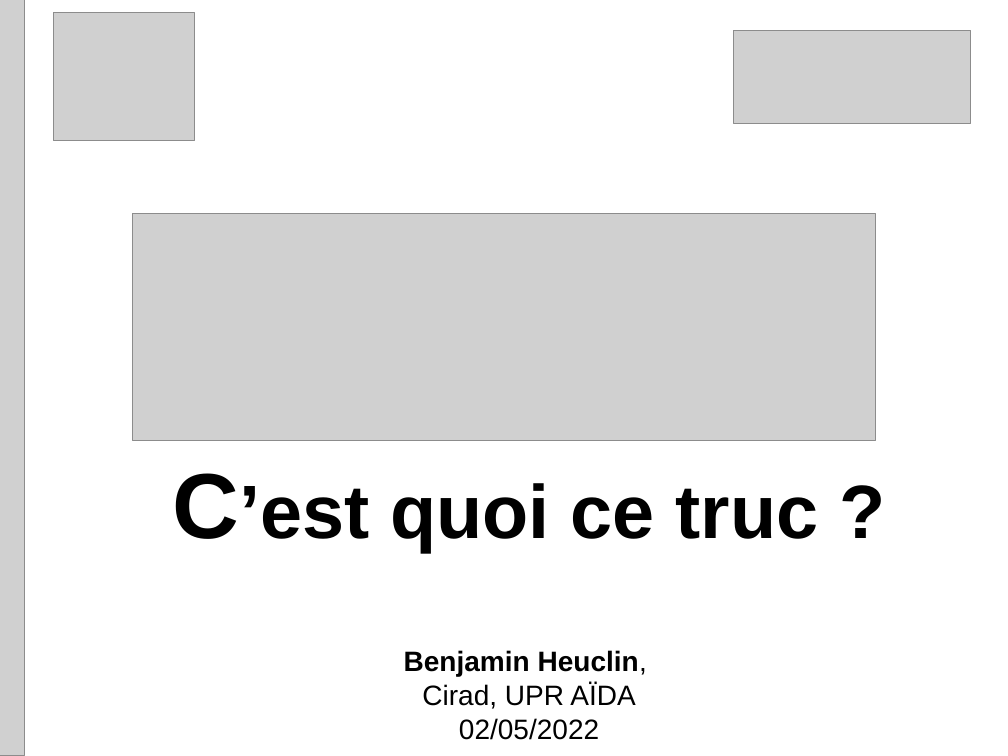
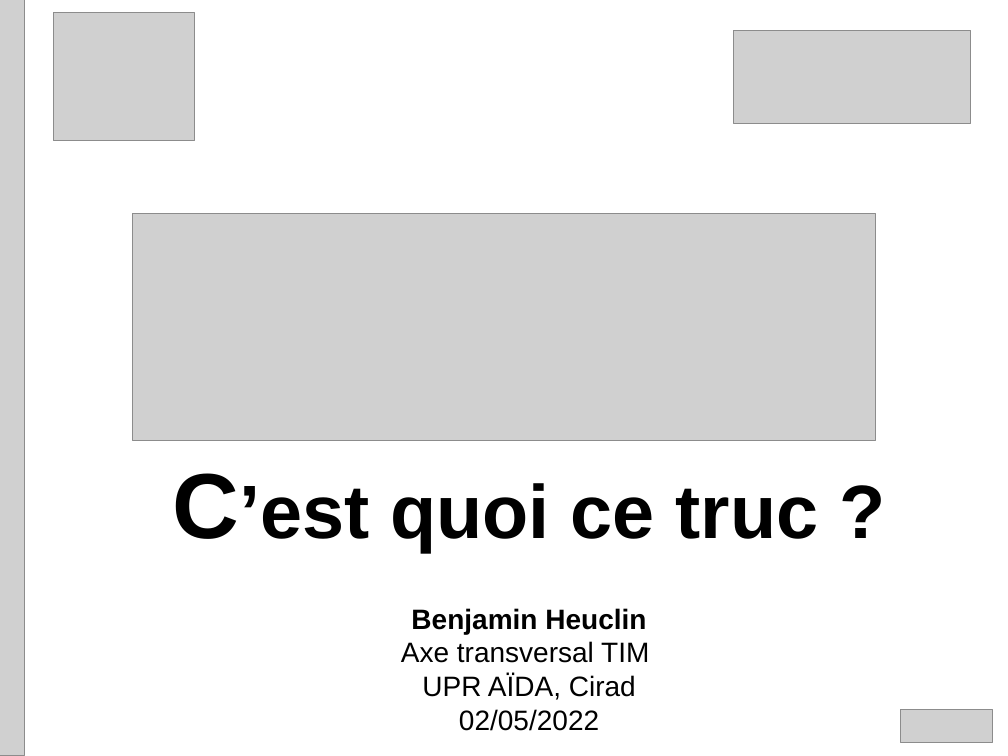
Before and after one commit to Heuclin/Git-sur-Rstudio, a slide deck: slide 1 of Présentation_gitlab_Rstudio.pptx. Drawn at 1008x756 pixels with LibreOffice and Linux fonts; fonts in the diff are those of the drawing; grey boxes stand for pictures. Boxes give left, top, right and bottom in pixels: in the first picture for what was removed or moved away, otherwise in the second. Text is boxed around its words. In the diff, an @@ line names an element or a change of style, - is before the commit and + after.

```diff
--- a/Présentation_gitlab_Rstudio.pptx
+++ b/Présentation_gitlab_Rstudio.pptx
@@ text "Benjamin Heuclin": place and size @@
-text "Benjamin Heuclin" at (404,650,647,740)
+text "Benjamin Heuclin" at (401,608,649,731)
@@ text at (401,608,649,700): text changed; bold off @@
-  Benjamin Heuclin,
-  Cirad, UPR AÏDA
+  Benjamin Heuclin
+  Axe transversal TIM
+  UPR AÏDA, Cirad
@@ picture added at (900,710,993,742) @@
```
Also in this commit, not shown: 19 other slides changed, 1 slide added, 1 slide removed, 2 other files.
